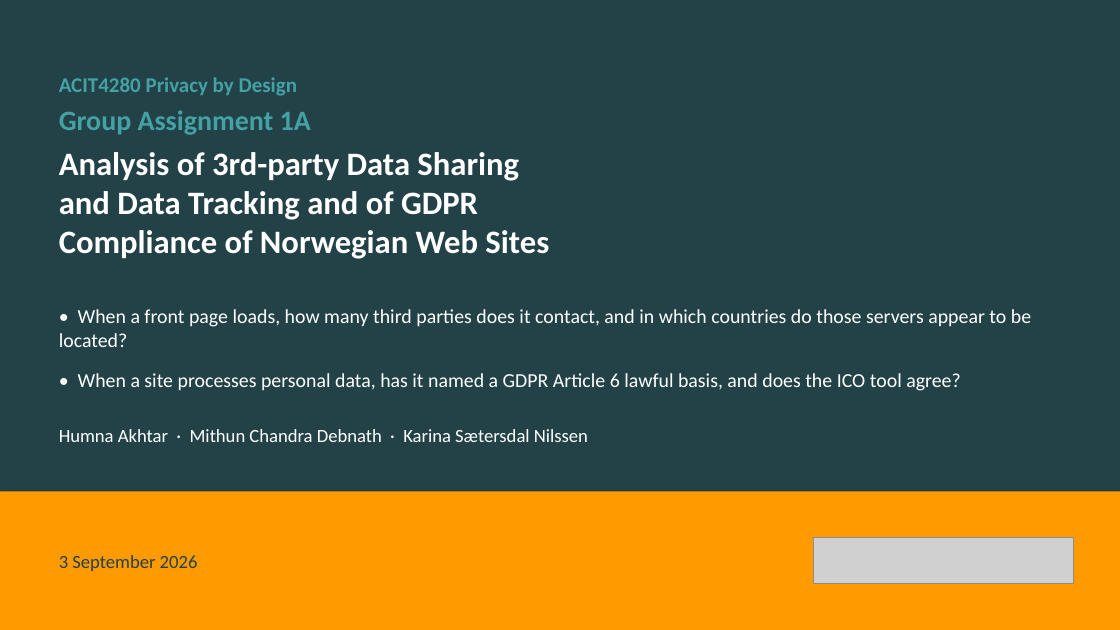
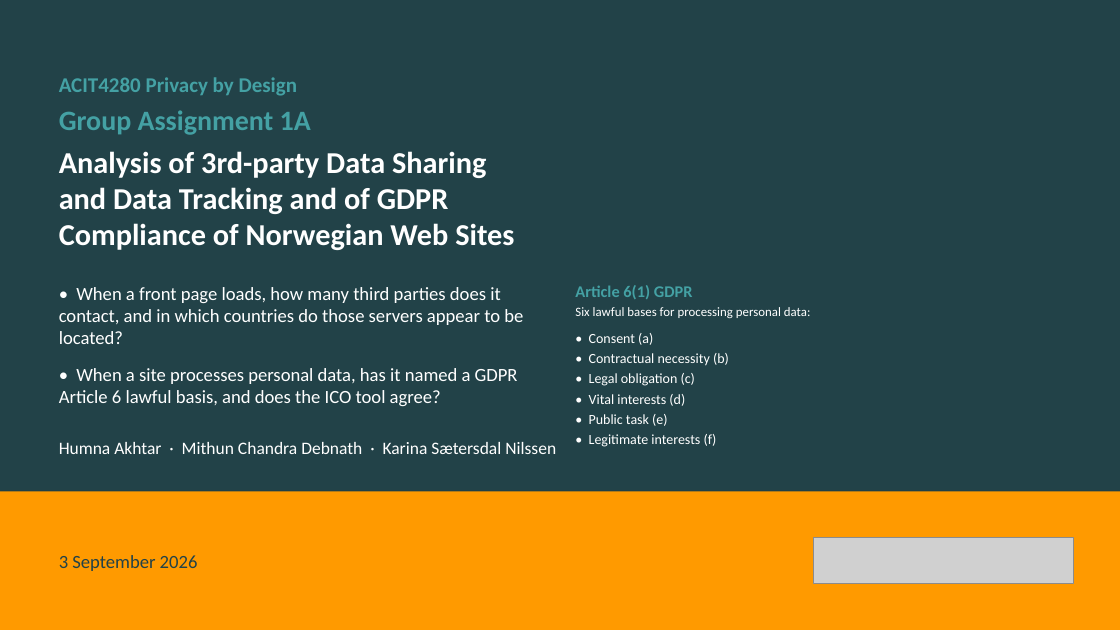
Before and after one commit to kasa031/Bacheloroppgave, a slide deck: slide 1 of ACIT4280_1A_presentation.pptx. Drawn at 1120x630 pixels with LibreOffice and Linux fonts; fonts in the diff are those of the drawing; grey boxes stand for pictures. Boxes give left, top, right and bottom in pixels: in the first picture for what was removed or moved away, otherwise in the second. Text is boxed around its words. In the diff, an @@ line names an element or a change of style, - is before the commit and + after.

```diff
--- a/ACIT4280_1A_presentation.pptx
+++ b/ACIT4280_1A_presentation.pptx
@@ text "Analysis of 3rd-party Data Sharing ..." at [59,151,514,250]: size 28 to 26 pt @@
@@ text "• When a front page ...": place and size @@
-text "• When a front page ..." at [59,309,1031,391]
+text "• When a front page ..." at [59,287,523,406]
@@ text "• When a front page ..." at [59,287,523,406]: size 17 to 16 pt; less space between paragraphs @@
@@ text added at [575,285,693,299], 14 pt, text #44A1A4, bold @@
+Article 6(1) GDPR
@@ text added at [575,307,811,318], 11 pt, text #FFFFFF @@
+Six lawful bases for processing personal data:
@@ text added at [589,333,729,446], 12 pt, text #FFFFFF @@
+• Consent (a)
+• Contractual necessity (b)
+• Legal obligation (c)
+• Vital interests (d)
+• Public task (e)
+• Legitimate interests (f)
@@ text "Humna Akhtar · Mithun Chandra ...": place and size @@
-text "Humna Akhtar · Mithun Chandra ..." at [59,429,588,442]
+text "Humna Akhtar · Mithun Chandra ..." at [59,442,556,454]
@@ text "Humna Akhtar · Mithun Chandra ..." at [59,442,556,454]: size 16 to 15 pt @@
```
Also in this commit, not shown: 5 other files.
